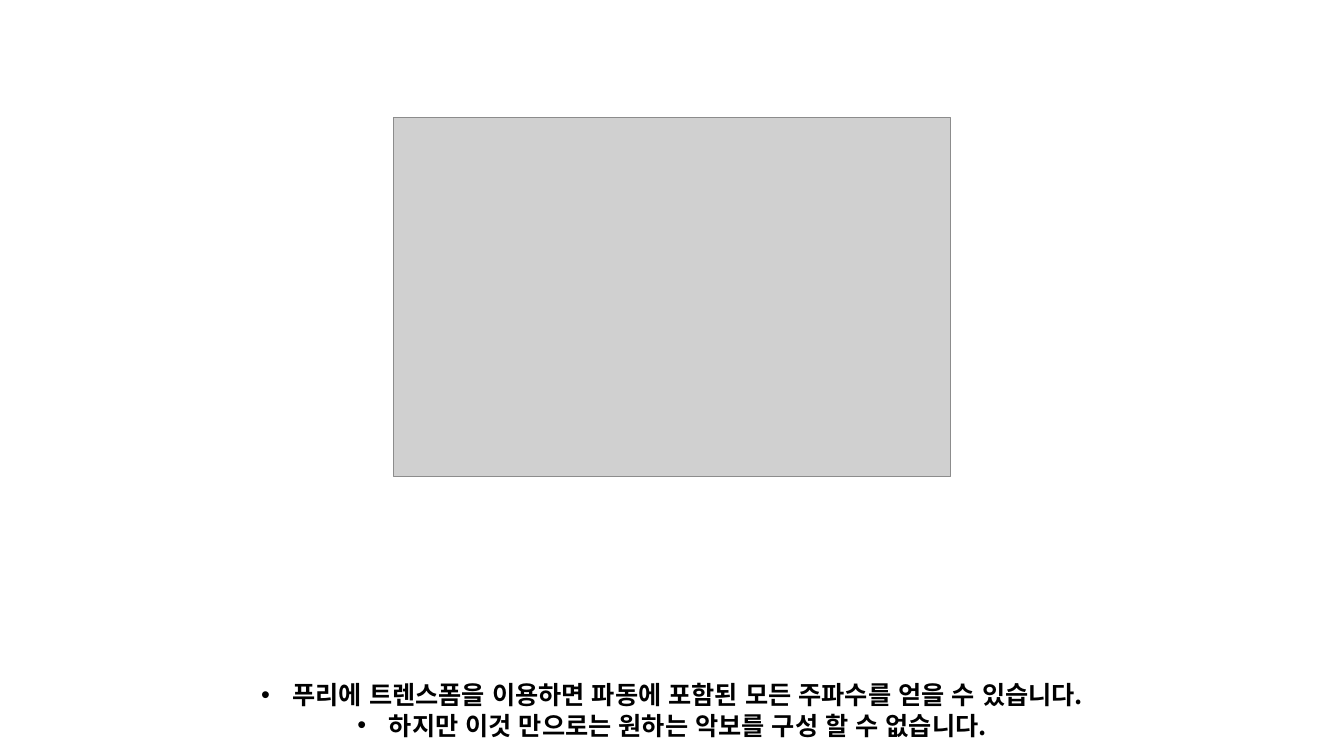
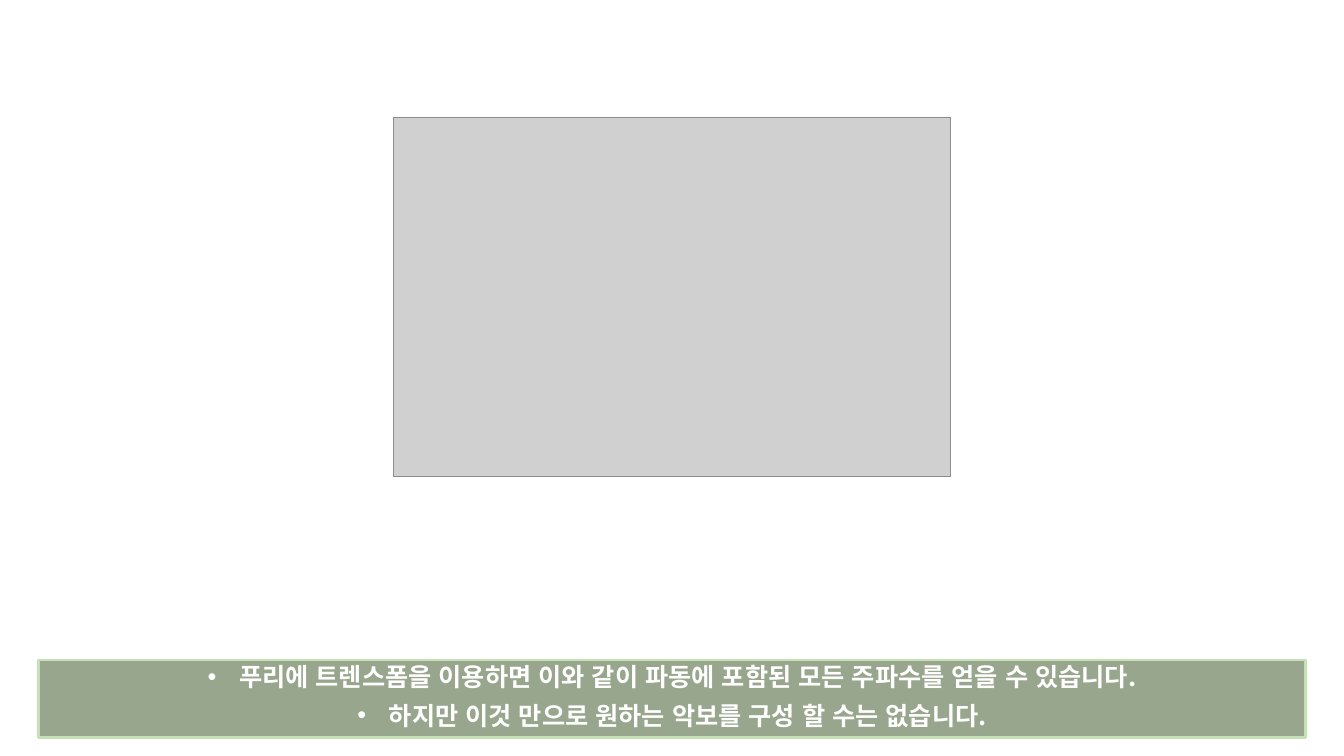
Before and after one commit to kookmin-sw/2018-cap1-14, a slide deck: slide 17 of doc/reports/캡스톤 1차 발표 자료.pptx (slide 15 before the commit). Drawn at 1344x756 pixels with LibreOffice and Linux fonts; fonts in the diff are those of the drawing; grey boxes stand for pictures. Boxes give left, top, right and bottom in pixels: in the first picture for what was removed or moved away, otherwise in the second. Text is boxed around its words. In the diff, an @@ line names an element or a change of style, - is before the commit and + after.

```diff
--- a/doc/reports/캡스톤 1차 발표 자료.pptx
+++ b/doc/reports/캡스톤 1차 발표 자료.pptx
@@ rectangle "푸리에 트렌스폼을 이용하면 이와 같이 ...": place and size @@
-rectangle "푸리에 트렌스폼을 이용하면 이와 같이 ..." at [293, 682, 1083, 738]
+rectangle "푸리에 트렌스폼을 이용하면 이와 같이 ..." at [38, 660, 1306, 738]
@@ rectangle "푸리에 트렌스폼을 이용하면 이와 같이 ..." at [38, 660, 1306, 738]: vertical alignment top to middle; fill none to #385723 at 52% opacity; outline none to #C5E0B4 2 pt @@
@@ text in rectangle at [239, 665, 1136, 727]: text changed; text colour #000000 to #FFFFFF @@
-• 푸리에 트렌스폼을 이용하면 파동에 포함된 모든 주파수를 얻을 수 있습니다.
-• 하지만 이것 만으로는 원하는 악보를 구성 할 수 없습니다.
+• 푸리에 트렌스폼을 이용하면 이와 같이 파동에 포함된 모든 주파수를 얻을 수 있습니다.
+• 하지만 이것 만으로 원하는 악보를 구성 할 수는 없습니다.
```
Also in this commit, not shown: 17 other slides changed, 5 slides added, 2 slides removed, 6 other files.
